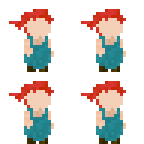
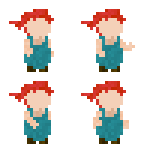
Comparing the layer stacks of the two w=144, h=144 images. Changes:
painted on "ArmR #3" over left=93, top=117, right=105, bottom=129
painted on "ArmL #3" over left=123, top=120, right=129, bottom=129
painted on "ArmR #2" over left=24, top=117, right=39, bottom=129
painted on "ArmL #2" over left=51, top=123, right=54, bottom=129
added layer "ArmR #4" in group "2" over left=96, top=39, right=105, bottom=57
hid "ArmR #1" over left=96, top=39, right=105, bottom=57
added layer "ArmL #4" in group "2" over left=120, top=39, right=135, bottom=51
hid "ArmL #1" over left=120, top=39, right=126, bottom=57
